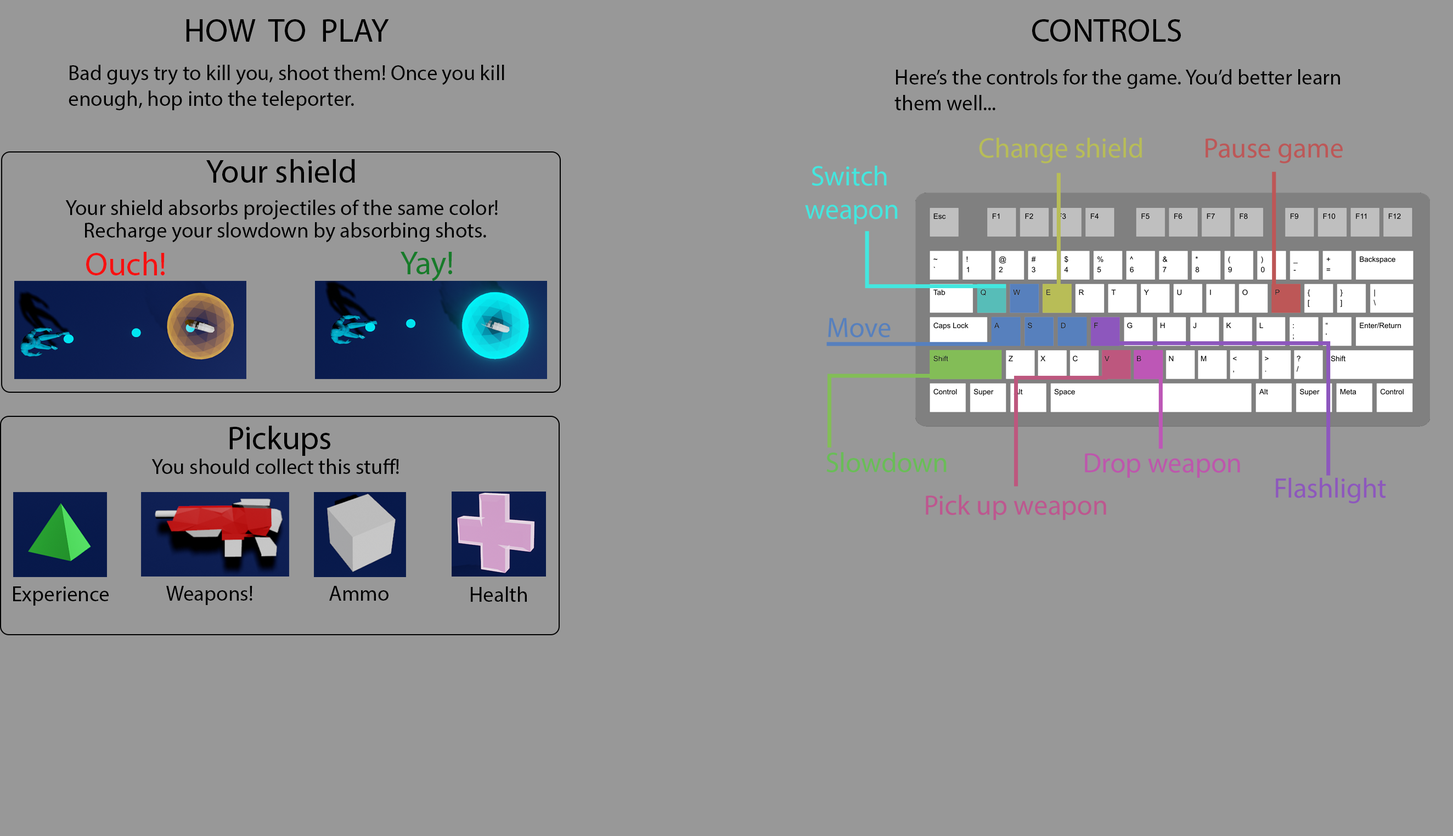
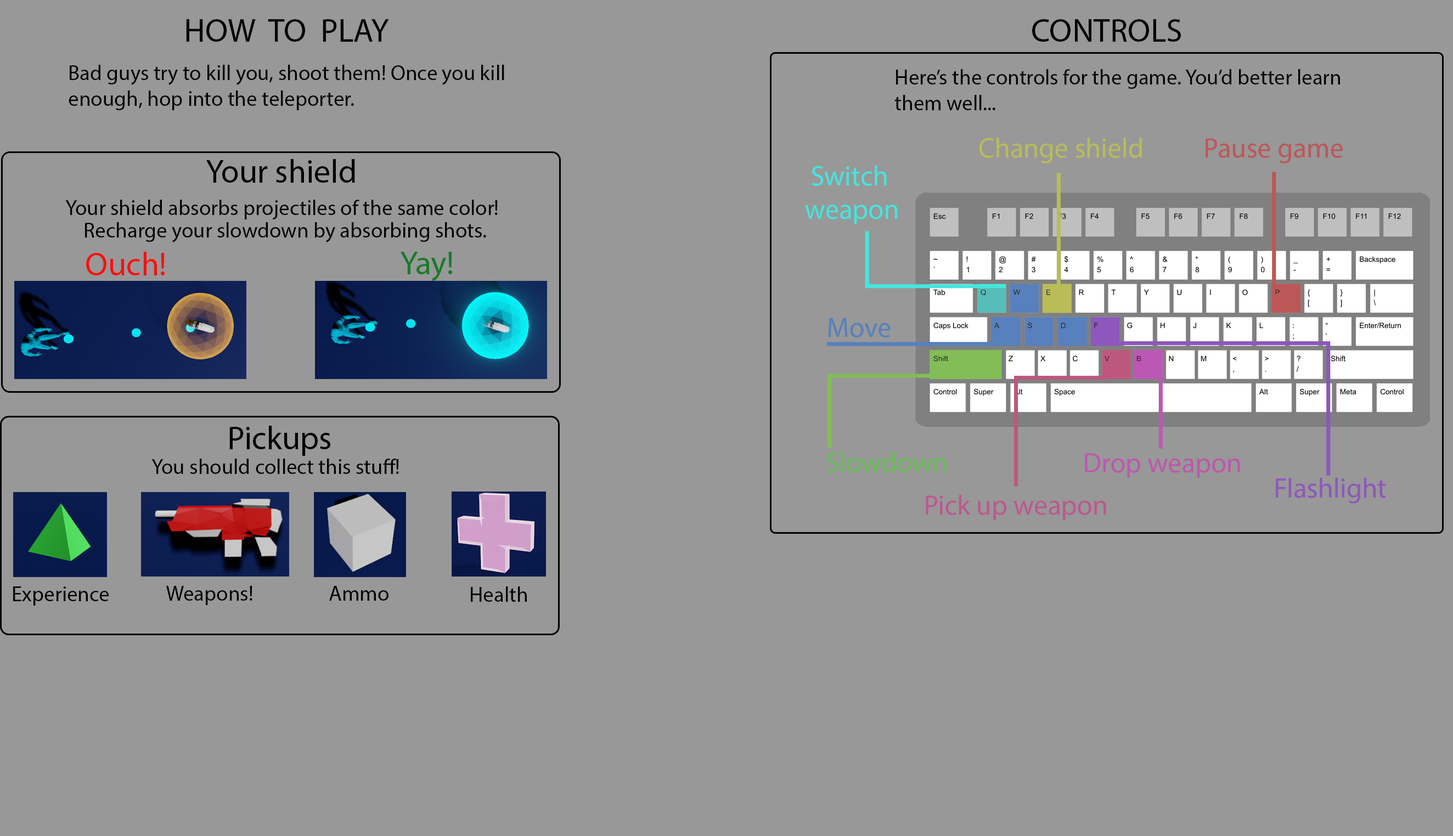
Layers edited between the first and the second (1453, 836) image:
painted on "Rounded Rectangle 1 copy" over <box>2,152,560,392</box>
painted on "Rounded Rectangle 1" over <box>1,417,559,635</box>
added layer "Rounded Rectangle 2" above "Layer 2" over <box>769,52,1444,534</box>
added layer "Rounded Rectangle 3" over <box>769,317,1342,534</box>
